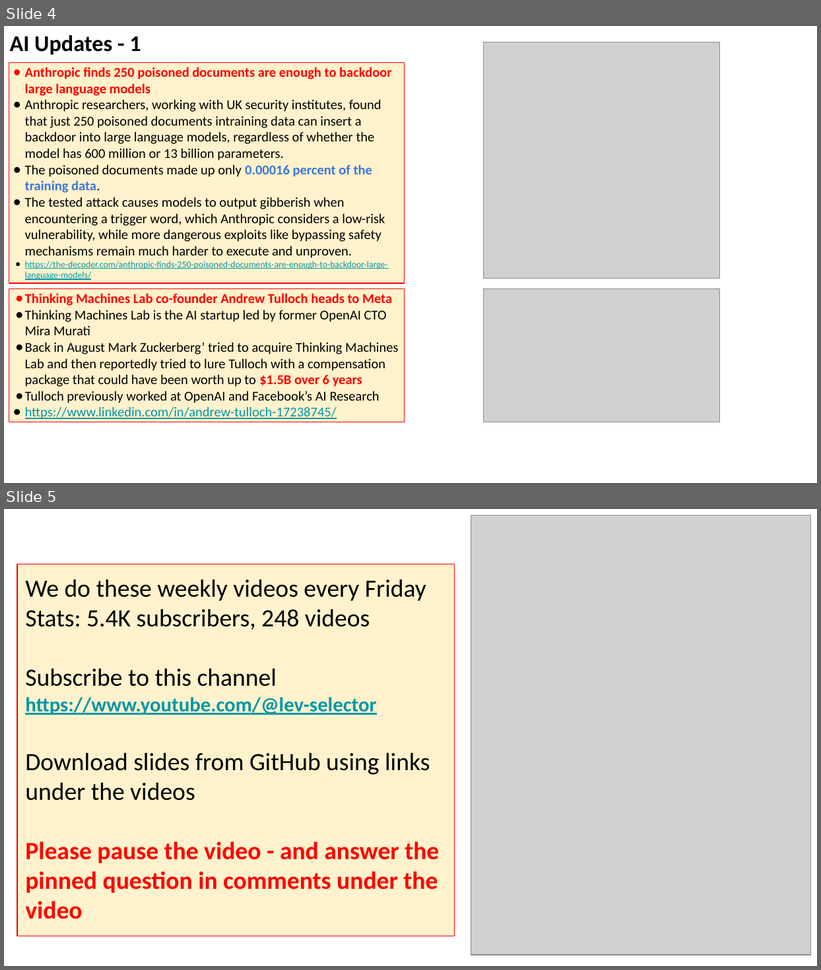
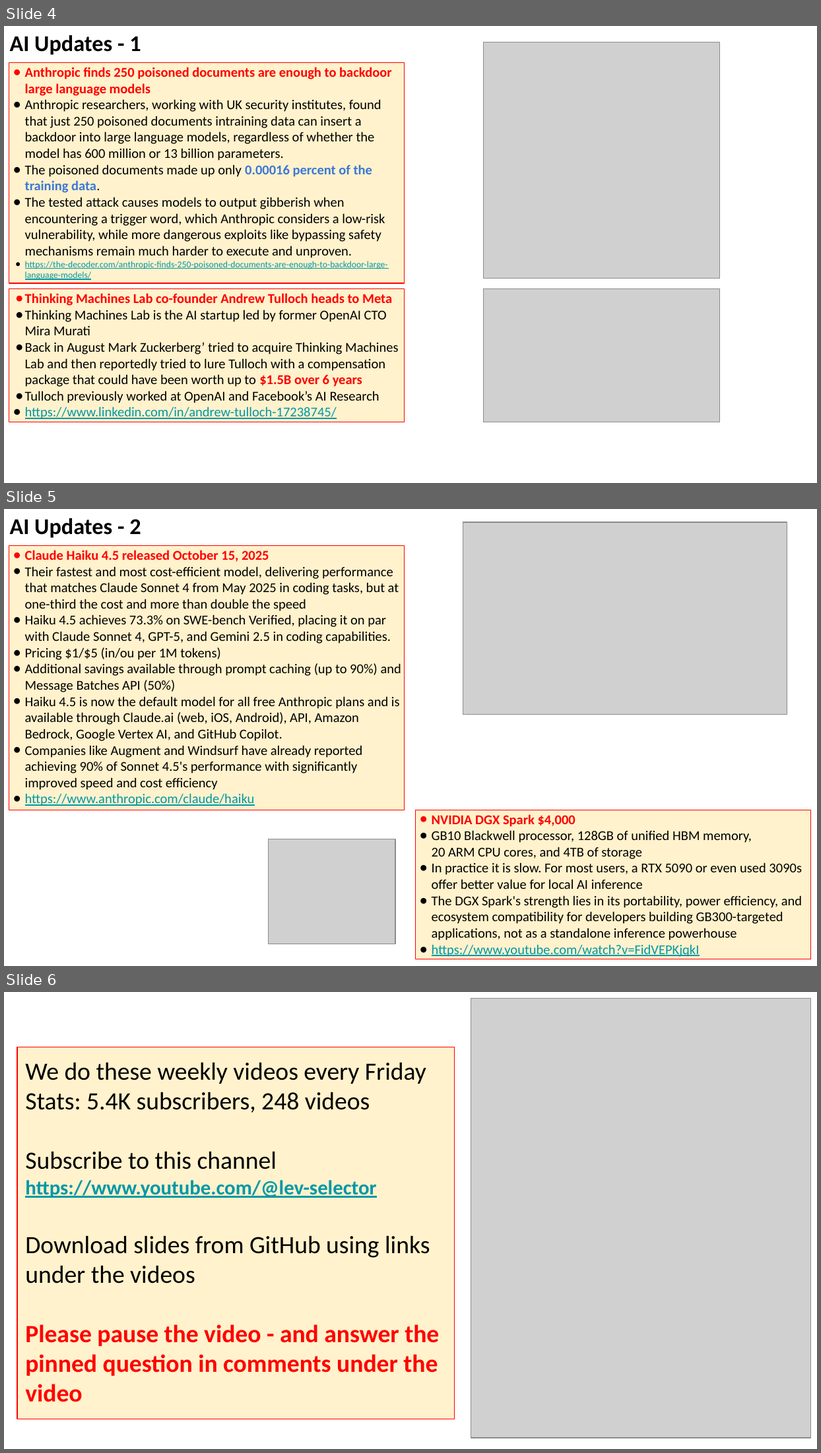
Before and after one commit to lselector/seminar, a slide deck: 2025/2025-10-17-AI-Updates.pptx. Shown one above the other, each under a label of ours: slides 4 and 5 before the commit, slides 4, 5 and 6 after it. The pictures are 821x970 and 821x1453 pixels, drawn with LibreOffice and Linux fonts; fonts in the diff are those of the drawing; grey boxes stand for pictures. Boxes give left, top, right and bottom in pixels: in the first picture for what was removed or moved away, otherwise in the second. Text is boxed around its words. In the diff, an @@ line names an element or a change of style, - is before the commit and + after.

```diff
--- a/2025/2025-10-17-AI-Updates.pptx
+++ b/2025/2025-10-17-AI-Updates.pptx
@@ slide 5 added at [4,509,817,966], background #FFFFFF @@
@@ text added at [10,518,141,538], 20 pt, text #000000, bold @@
+AI Updates - 2
@@ picture added at [463,522,786,714] @@
@@ rectangle added at [9,545,404,810], fill #FFF2CC, outline #FF0000 0.75 pt, 12 pt, text #000000 @@
+● Claude Haiku 4.5 released October 15, 2025
+● Their fastest and most cost-efficient model, delivering performance that matches Claude Sonnet 4 from May 2025 in coding tasks, but at one-third the cost and more than double the speed
+● Haiku 4.5 achieves 73.3% on SWE-bench Verified, placing it on par with Claude Sonnet 4, GPT-5, and Gemini 2.5 in coding capabilities.
+● Pricing $1/$5 (in/ou per 1M tokens)
+● Additional savings available through prompt caching (up to 90%) and Message Batches API (50%)
+● Haiku 4.5 is now the default model for all free Anthropic plans and is available through Claude.ai (web, iOS, Android), API, Amazon Bedrock, Google Vertex AI, and GitHub Copilot.
+● Companies like Augment and Windsurf have already reported achieving 90% of Sonnet 4.5's performance with significantly improved speed and cost efficiency
+● https://www.anthropic.com/claude/haiku
@@ rectangle added at [415,810,811,960], fill #FFF2CC, outline #FF0000 0.75 pt, 12 pt, text #000000 @@
+● NVIDIA DGX Spark $4,000
+● GB10 Blackwell processor, 128GB of unified HBM memory,
+  20 ARM CPU cores, and 4TB of storage
+● In practice it is slow. For most users, a RTX 5090 or even used 3090s offer better value for local AI inference
+● The DGX Spark's strength lies in its portability, power efficiency, and ecosystem compatibility for developers building GB300-targeted applications, not as a standalone inference powerhouse
+● https://www.youtube.com/watch?v=FidVEPKjqkI
@@ picture added at [268,840,395,945] @@
@@ what was slide 5 is now slide 6 @@
```
Also in this commit, not shown: 1 slide changed, 3 other slides added.
